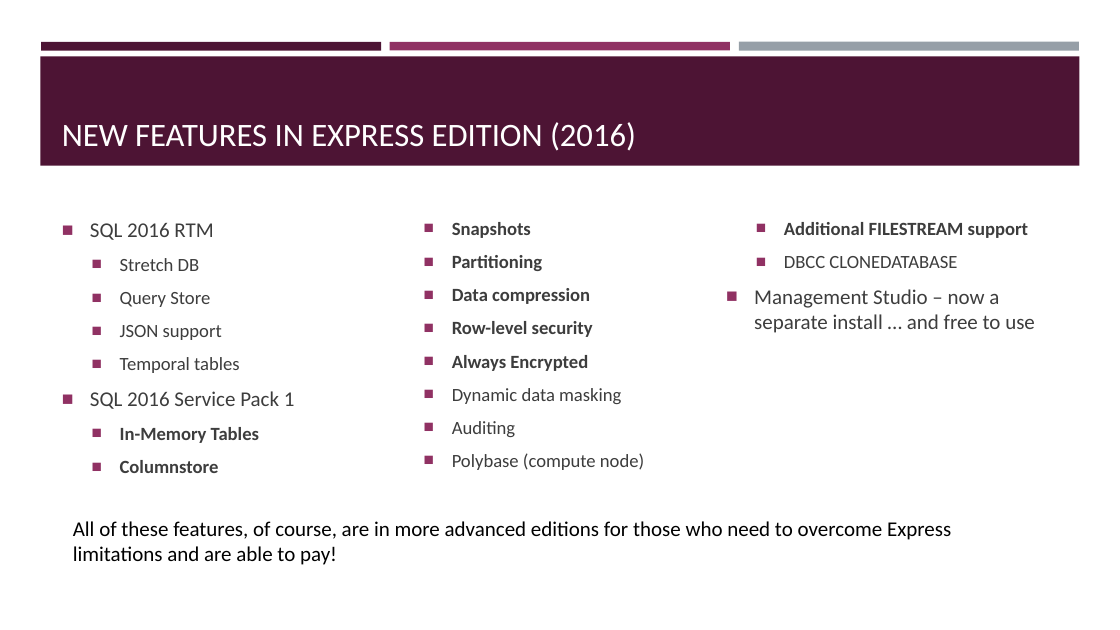
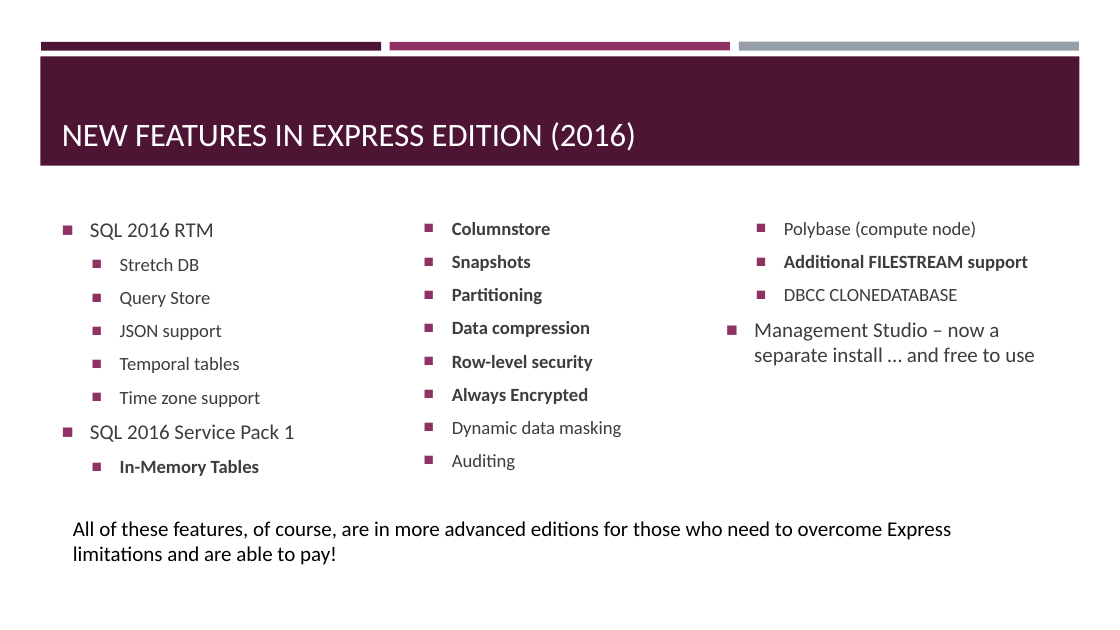
Before and after one commit to sqltran/SevenAwesomeSQLFeatures, a slide deck: slide 4 of AwesomeFreeSQLServerFeatures.pptx. Drawn at 1120x630 pixels with LibreOffice and Linux fonts; fonts in the diff are those of the drawing. Boxes give left, top, right and bottom in pixels: in the first picture for what was removed or moved away, otherwise in the second. Text is boxed around its words. In the diff, an @@ line names an element or a change of style, - is before the commit and + after.

Commit message:
New feature: Time zone support.

```diff
--- a/AwesomeFreeSQLServerFeatures.pptx
+++ b/AwesomeFreeSQLServerFeatures.pptx
@@ text at (120,391,260,407): paragraph added @@
+  ■ Time zone support
```
